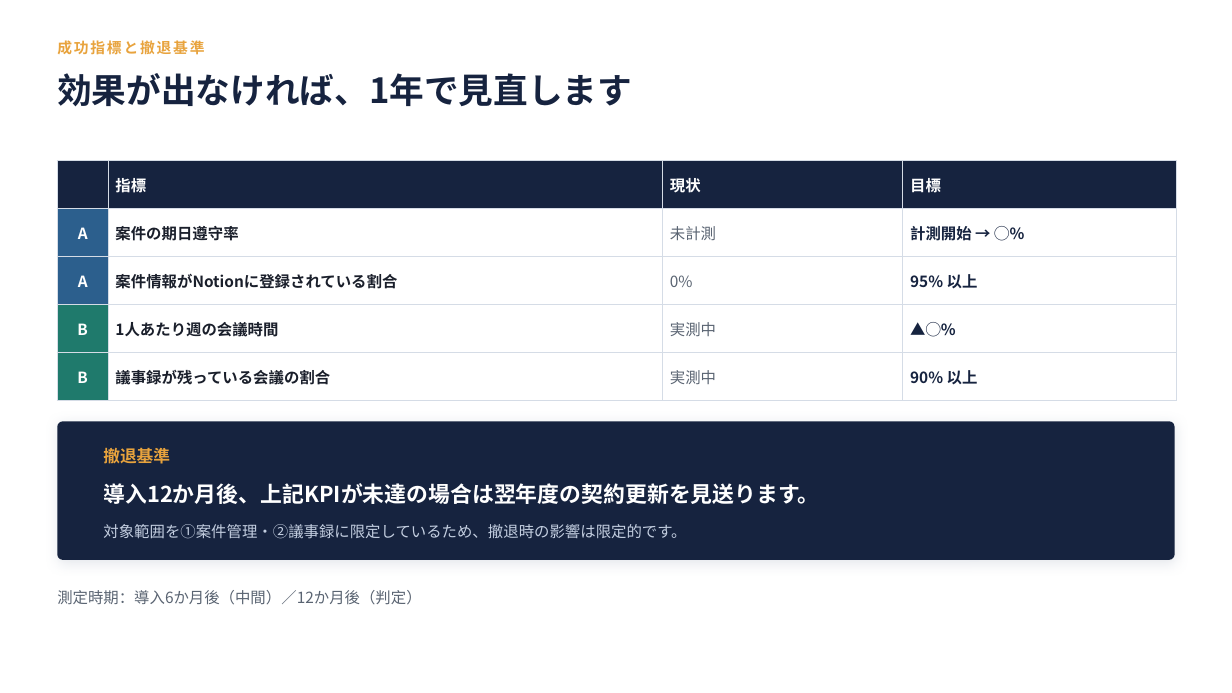
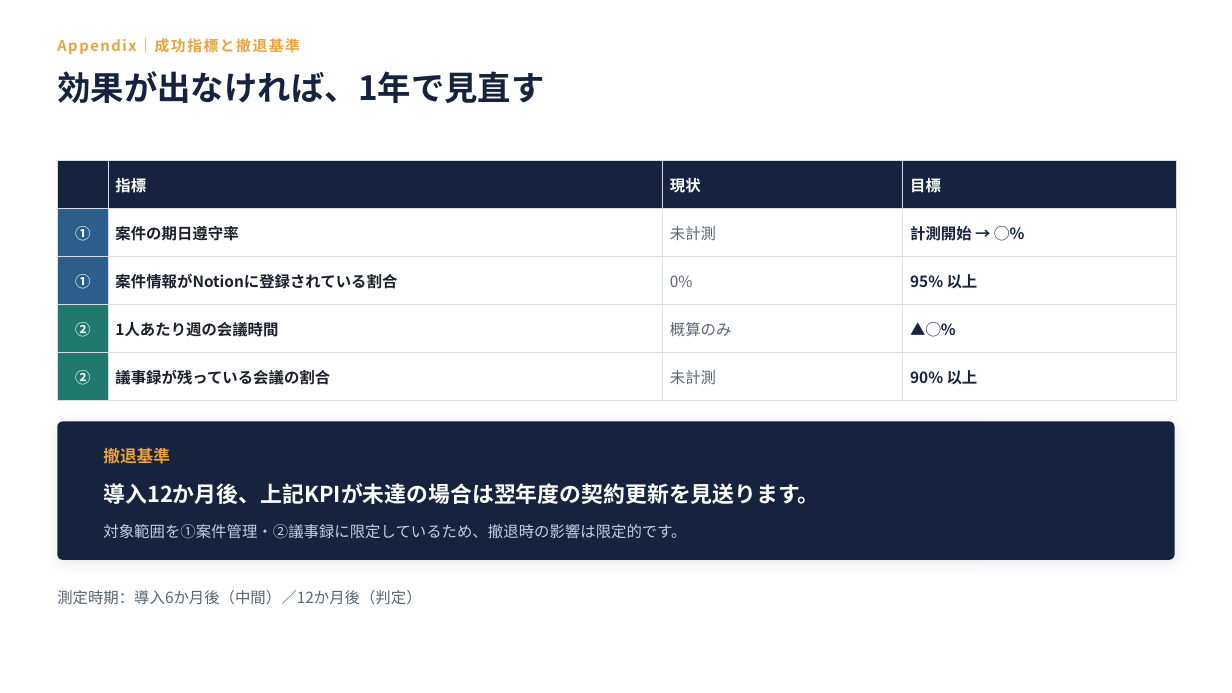
Before and after one commit to nii-d/claude-test, a slide deck: slide 19 of slides/notion-proposal.pptx (slide 26 before the commit). Drawn at 1232x693 pixels with LibreOffice and Linux fonts; fonts in the diff are those of the drawing. Boxes give left, top, right and bottom in pixels: in the first picture for what was removed or moved away, otherwise in the second. Text is boxed around its words. In the diff, an @@ line names an element or a change of style, - is before the commit and + after.

```diff
--- a/slides/notion-proposal.pptx
+++ b/slides/notion-proposal.pptx
@@ text at box(57, 38, 300, 54): text changed @@
-成功指標と撤退基準
+Appendix｜成功指標と撤退基準
@@ text at box(57, 71, 544, 103): text changed; size 27 to 26 pt @@
-効果が出なければ、1年で見直します
+効果が出なければ、1年で見直す
@@ table at box(57, 161, 1177, 389) @@
-row 2, column 1: A
+row 2, column 1: ①
-row 3, column 1: A
+row 3, column 1: ①
-row 4, column 1: B
+row 4, column 1: ②
-row 4, column 3: 実測中
+row 4, column 3: 概算のみ
-row 5, column 1: B
+row 5, column 1: ②
-row 5, column 3: 実測中
+row 5, column 3: 未計測
```
Also in this commit, not shown: 14 other slides changed, 6 slides added, 11 slides removed, 3 other files.
